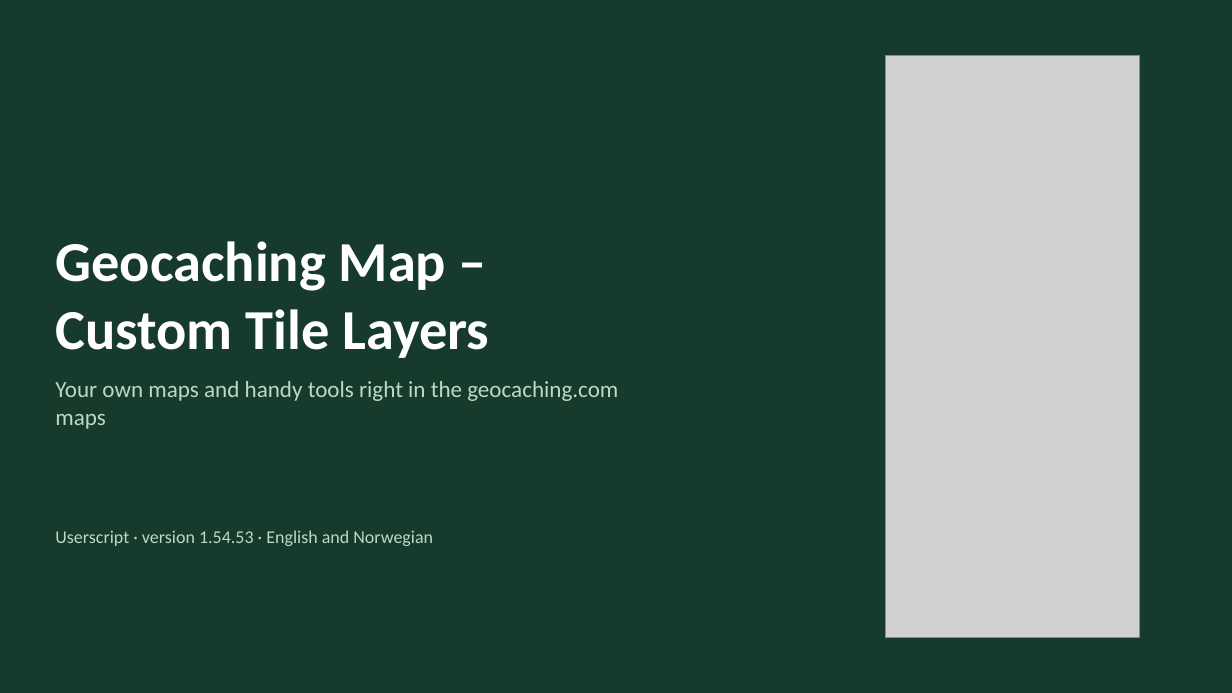
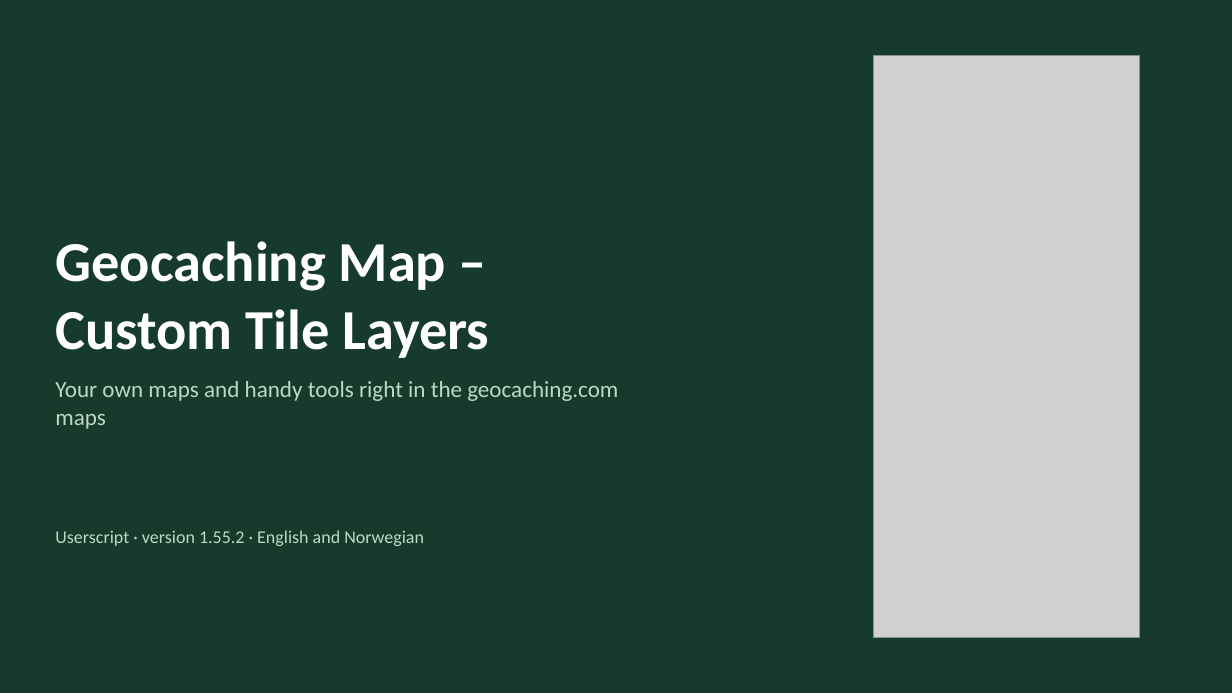
Before and after one commit to knutos/custom-tiles, a slide deck: slide 1 of docs/Geocaching-Map-Custom-Tile-Layers-Presentation.pptx. Drawn at 1232x693 pixels with LibreOffice and Linux fonts; fonts in the diff are those of the drawing; grey boxes stand for pictures. Boxes give left, top, right and bottom in pixels: in the first picture for what was removed or moved away, otherwise in the second. Text is boxed around its words. In the diff, an @@ line names an element or a change of style, - is before the commit and + after.

Commit message:
1.55.2 – A tidier interface: the toolbar in groups; Show on map – one draggable panel for 161 m circles, marks, favourite points, D/T, FTF and type icons, with the zoom each shows from; Settings in sections; Help; press and hold on touch screens opens the right-click menu; measuring snaps to geocaches; guides and presentations updated

```diff
--- a/docs/Geocaching-Map-Custom-Tile-Layers-Presentation.pptx
+++ b/docs/Geocaching-Map-Custom-Tile-Layers-Presentation.pptx
@@ picture: place and size @@
-picture at box(885, 55, 1140, 638)
+picture at box(873, 55, 1140, 638)
@@ text at box(55, 530, 424, 546): text changed @@
-Userscript · version 1.54.53 · English and Norwegian
+Userscript · version 1.55.2 · English and Norwegian
```
Also in this commit, not shown: 15 other slides changed, 1 slide added, 9 other files.
